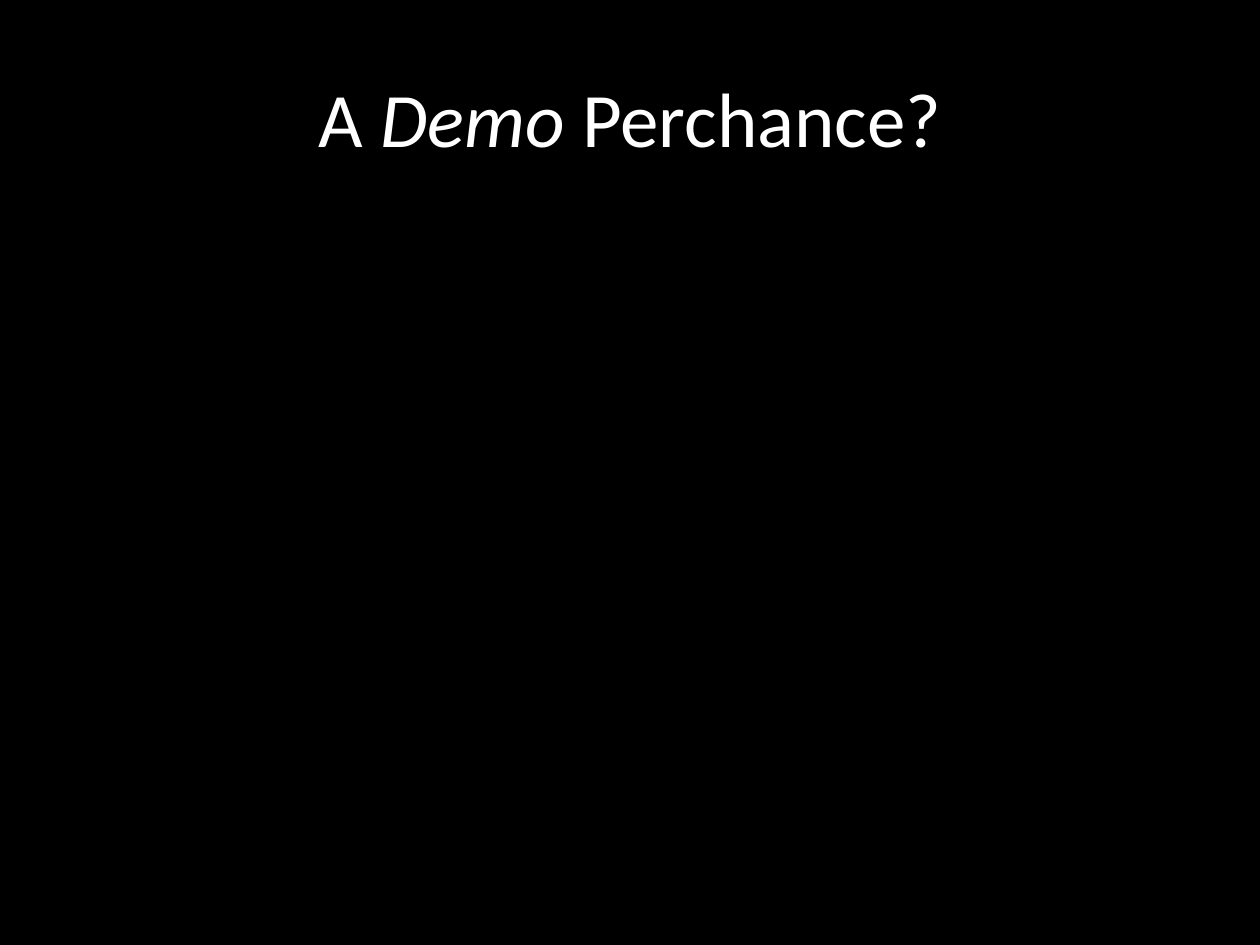
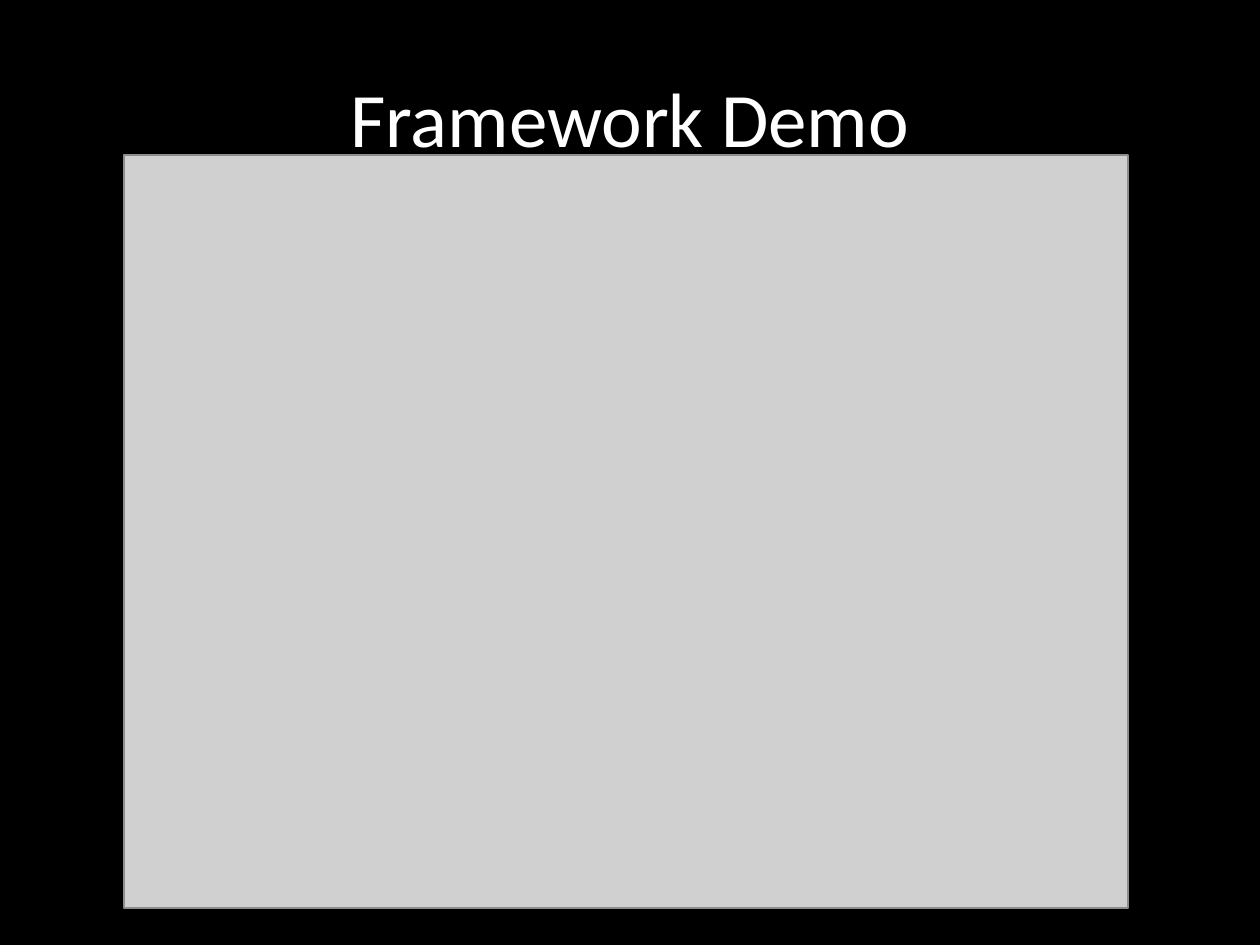
Before and after one commit to chrissorchard/malucrawl, a slide deck: slide 15 of doc/pres1/wk4-progress.pptx. Drawn at 1260x945 pixels with LibreOffice and Linux fonts; fonts in the diff are those of the drawing; grey boxes stand for pictures; background and template pictures are left out. Boxes give left, top, right and bottom in pixels: in the first picture for what was removed or moved away, otherwise in the second. Text is boxed around its words. In the diff, an @@ line names an element or a change of style, - is before the commit and + after.

```diff
--- a/doc/pres1/wk4-progress.pptx
+++ b/doc/pres1/wk4-progress.pptx
@@ title at bbox=[350, 93, 909, 165]: text changed @@
-A Demo Perchance?
+Framework Demo
@@ picture added at bbox=[123, 155, 1128, 908] @@
```
Also in this commit, not shown: 7 other slides changed.
